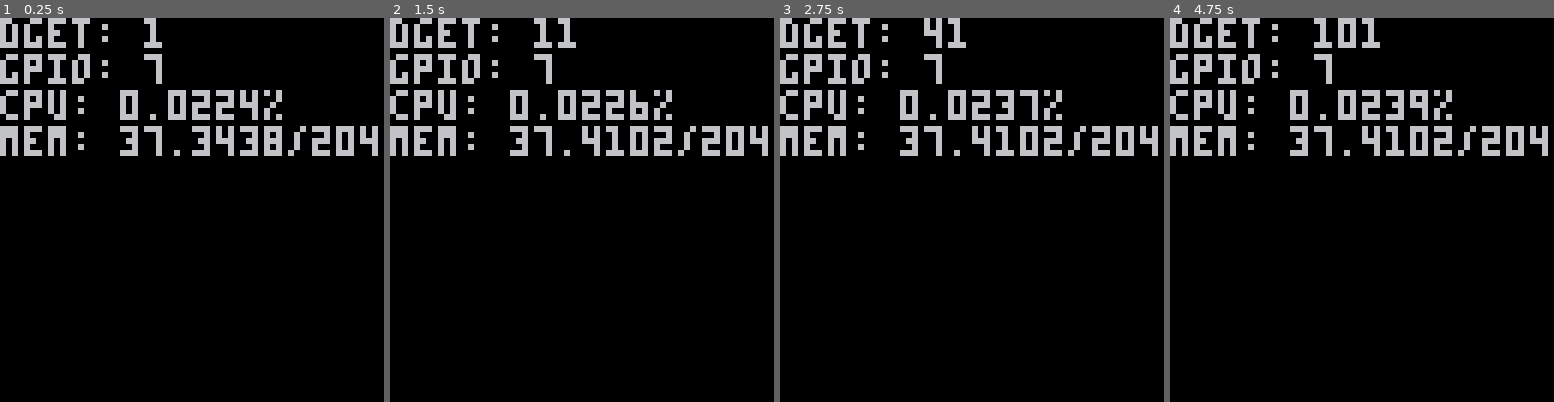
Above: before the commit, frames 1-4 (left to right).
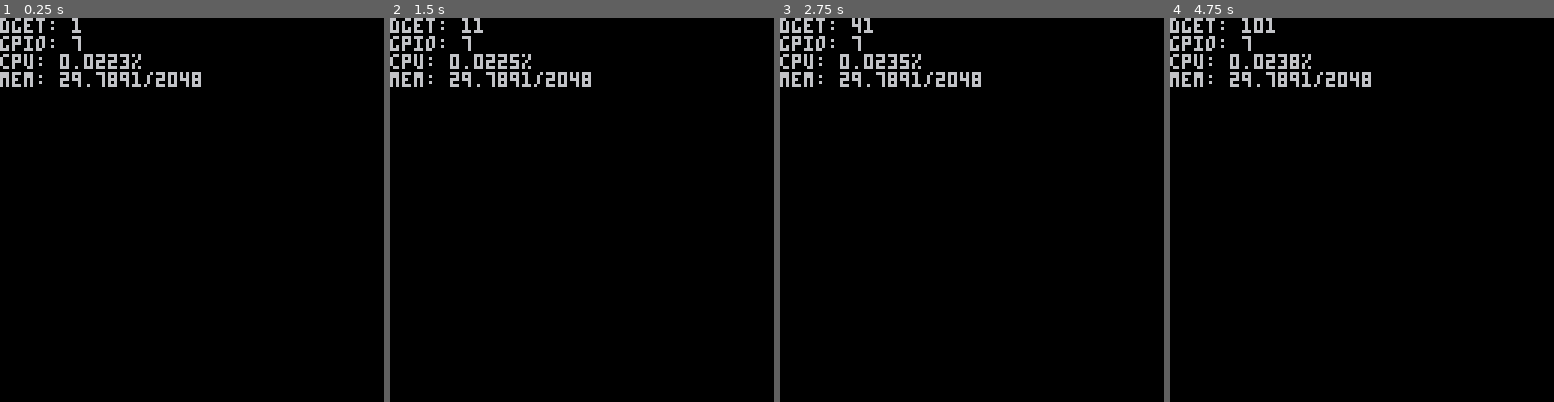
Above: after the commit, the same moments.

Repository: TyPhyter/pico8connect
Game: PICO-8 cartridge connect.p8
The game is run twice, just before and just after one commit, with the same random seed, the same clock (stepped at 60 frames per second) and the same inputs.
Inputs:
- Up to frame 1 (0.25 s): no input
- Up to frame 2 (1.5 s): tap X (X key) at 1.07 s
- Up to frame 3 (2.75 s): tap X (X key) at 2.07, 2.4, 2.73 s
- Up to frame 4 (4.75 s): tap X (X key) every 0.33 s from 3.07 to 4.73 s

The runs differ from the first frame. In frame 1, 8.4% of the frame differs, in the area x 0-99%, y 0-36%; in frame 2, 8.6%; in frame 3, 8.4%; in frame 4, 8.9%.

Commit message:
renamed stuff to connect, removed game and unrelated code

Diff:
--- a/blx.blx_ctrlr.lua
+++ /dev/null
@@ -1,24 +0,0 @@
--- function draw_blx()
-
---   foreach(blx, function(b)
---     x=5+(8*(b.column-1))
---     y=b.y
---     rectfill(x,y,x+5,y+5,b.color)
-
---     spr(5+b.frame,x,y)
---   end)
--- end
-
-function create_blx(cnt, col)
-  local obj = {}
-  for i=1,cnt do
-    local block = {}
-    block.id = 5
-    block.color = flr(1+rnd(5))
-    block.column = col
-    block.y = 0 + (i - 1) * 5
-    block.frame = 0
-    add(obj,block)
-  end
-  return obj
-end
--- a/blx.col_ctrlr.lua
+++ /dev/null
@@ -1,38 +0,0 @@
-function init_cols()
-  cols = {}
-  for i=1, 7 do
-    local col_blx = create_blx(2,i)
-    col = {}
-    col.blx = col_blx
-    add(cols, col)
-  end
-end
-
-function draw_cols()
-
-  foreach(cols, function(col)
-
-    foreach(col.blx, function(b)
-
-      x=5+(8*(b.column-1))
-      y=b.y
-      rectfill(x,y,x+5,y+5,b.color)
-
-      spr(5+b.frame,x,y)
-    end)
-  end)
-end
-
-function update_cols()
-
-  animTimer+=.0125
-  if animTimer >= 1 then
-    animTimer=0
-    foreach(cols, function(col)
-      foreach(col.blx, function(b)
-        b.y+=5
-        if(rnd(1) > .65) b.frame=flr(rnd(3))
-      end)
-    end)
-  end
-end
--- a/blx.p8
+++ b/connect.p8
@@ -5,23 +5,17 @@
 -- untitled
 -- typhyter
 
--- #include blx.blx_ctrlr.lua
--- #include blx.col_ctrlr.lua
 -- #include pico8-messenger.lua
 
 function _init()
-  cartdata("typhyter_blx_cd")
+  cartdata("p8connext_cd")
   dset(0, 1)
   write_gpio_unsigned(7, 1, 8)
   printh("started")
-  poke(0x5f2c,3) -- set mode3 64x64
-  animTimer=0
-  -- init_blx()
-  init_cols()
+  -- poke(0x5f2c,3) -- set mode3 64x64
 end
 
 function _update60()
-  update_cols()
   if btnp(5) then
     -- printh("gpio: "..tostr(peek(0x5f80)))
     dset(0,dget(0) + 10)
@@ -34,72 +28,10 @@
 function _draw()
   cls()
 
-  -- column divider bars
-  -- for x=0,7 do
-  -- 	for y=0,6 do
-  -- 		spr(1,x*8+0,y*8+0)
-  -- 	end
-  -- end
-
-
-  -- draw_cols()
   print("dget: "..tostr(dget(0)))
   print("gpio: "..tostr(read_gpio_unsigned(1, 8)))
   print("cpu: "..tostr(stat(1)).."%")
   print("mem: "..tostr(stat(0)).."/2048")
-end
-
-function create_blx(cnt, col)
-  local obj = {}
-  for i=1,cnt do
-    local block = {}
-    block.id = 5
-    block.color = flr(1+rnd(5))
-    block.column = col
-    block.y = 0 + (i - 1) * 5
-    block.frame = 0
-    add(obj,block)
-  end
-  return obj
-end
-
-function init_cols()
-  cols = {}
-  for i=1, 7 do
-    local col_blx = create_blx(2,i)
-    col = {}
-    col.blx = col_blx
-    add(cols, col)
-  end
-end
-
-function draw_cols()
-
-  foreach(cols, function(col)
-
-    foreach(col.blx, function(b)
-
-      x=5+(8*(b.column-1))
-      y=b.y
-      rectfill(x,y,x+5,y+5,b.color)
-
-      spr(5+b.frame,x,y)
-    end)
-  end)
-end
-
-function update_cols()
-
-  animTimer+=.0125
-  if animTimer >= 1 then
-    animTimer=0
-    foreach(cols, function(col)
-      foreach(col.blx, function(b)
-        b.y+=5
-        if(rnd(1) > .65) b.frame=flr(rnd(3))
-      end)
-    end)
-  end
 end
 
 function write_gpio(num,pin_index,bits)
Not shown, removed: blx-online.p8_html/index.html
Not shown, added: connect.p8_html/connect.p8.js
Not shown, added: connect.p8_html/index.html
Not shown, added: connect.p8_html/pico8-messenger.js
Not shown, added: new_html/connect.p8.js
Not shown, added: new_html/index.html
Not shown, added: new_html/new.js
